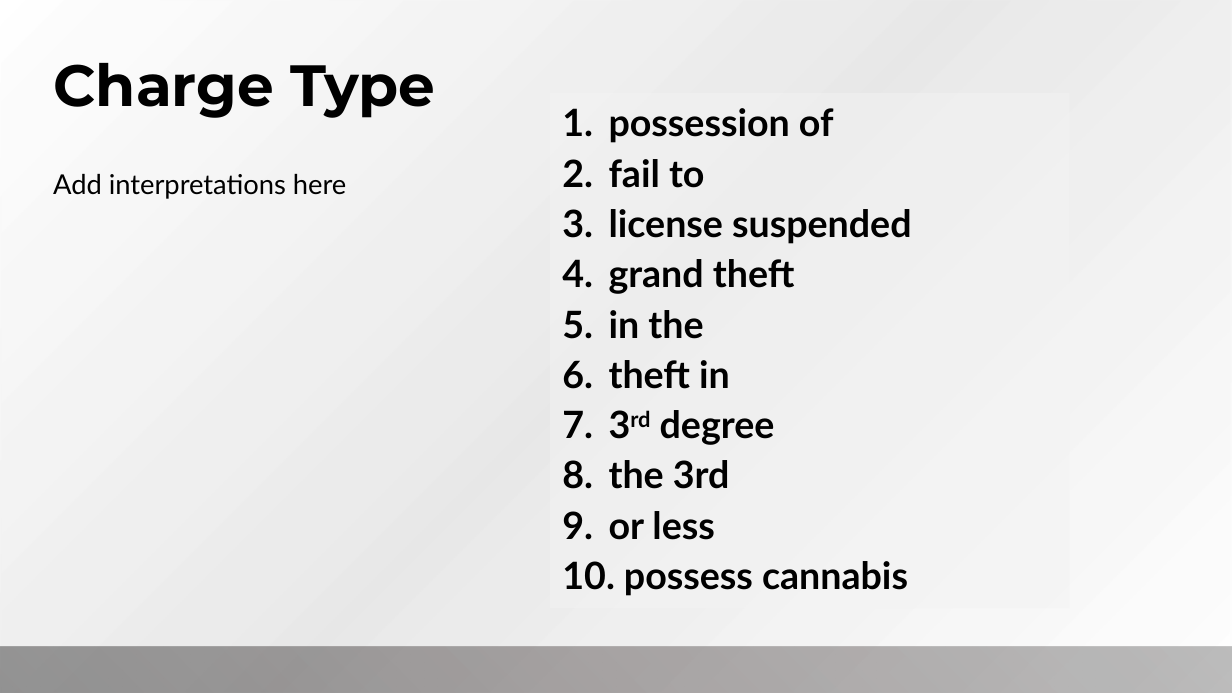
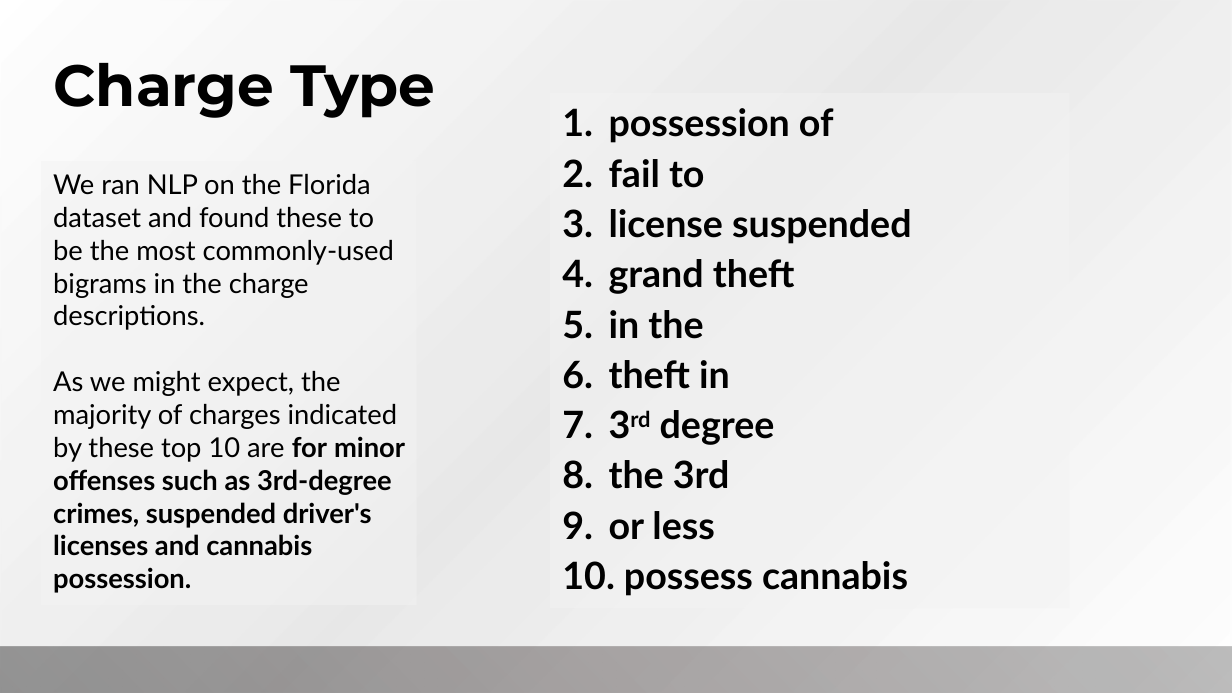
Before and after one commit to ga-dsi-822-group4/recidivism, a slide deck: slide 13 of presentation/Recidivism.pptx. Drawn at 1232x693 pixels with LibreOffice and Linux fonts; fonts in the diff are those of the drawing; background and template pictures are left out. Boxes give left, top, right and bottom in pixels: in the first picture for what was removed or moved away, otherwise in the second. Text is boxed around its words. In the diff, an @@ line names an element or a change of style, - is before the commit and + after.

Commit message:
Final Presentation Added

```diff
--- a/presentation/Recidivism.pptx
+++ b/presentation/Recidivism.pptx
@@ text removed at (53,174,346,199) @@
-Add interpretations here
@@ text added at (53,174,405,593), 16 pt, text #000000 @@
+We ran NLP on the Florida dataset and found these to be the most commonly-used bigrams in the charge descriptions.
+As we might expect, the majority of charges indicated by these top 10 are for minor offenses such as 3rd-degree crimes, suspended driver's licenses and cannabis possession.
```
Also in this commit, not shown: 2 other slides changed, 2 other files.
